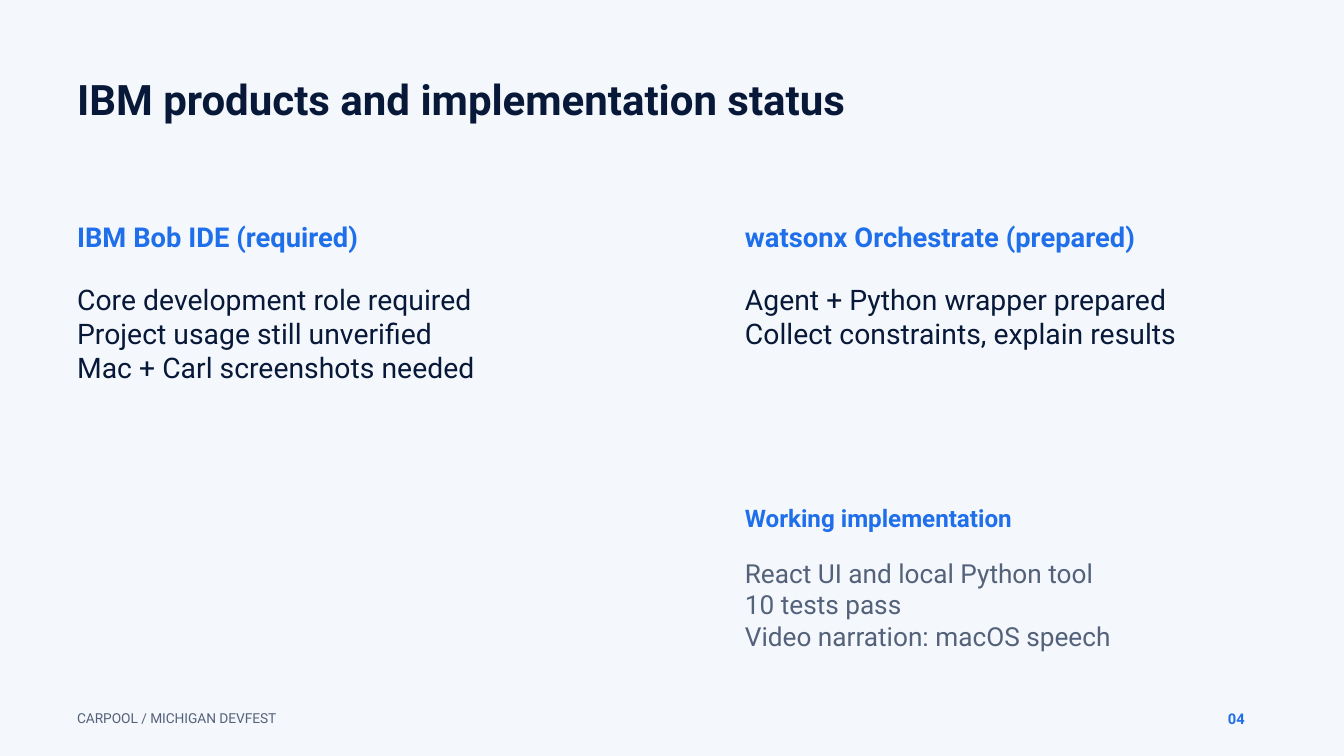
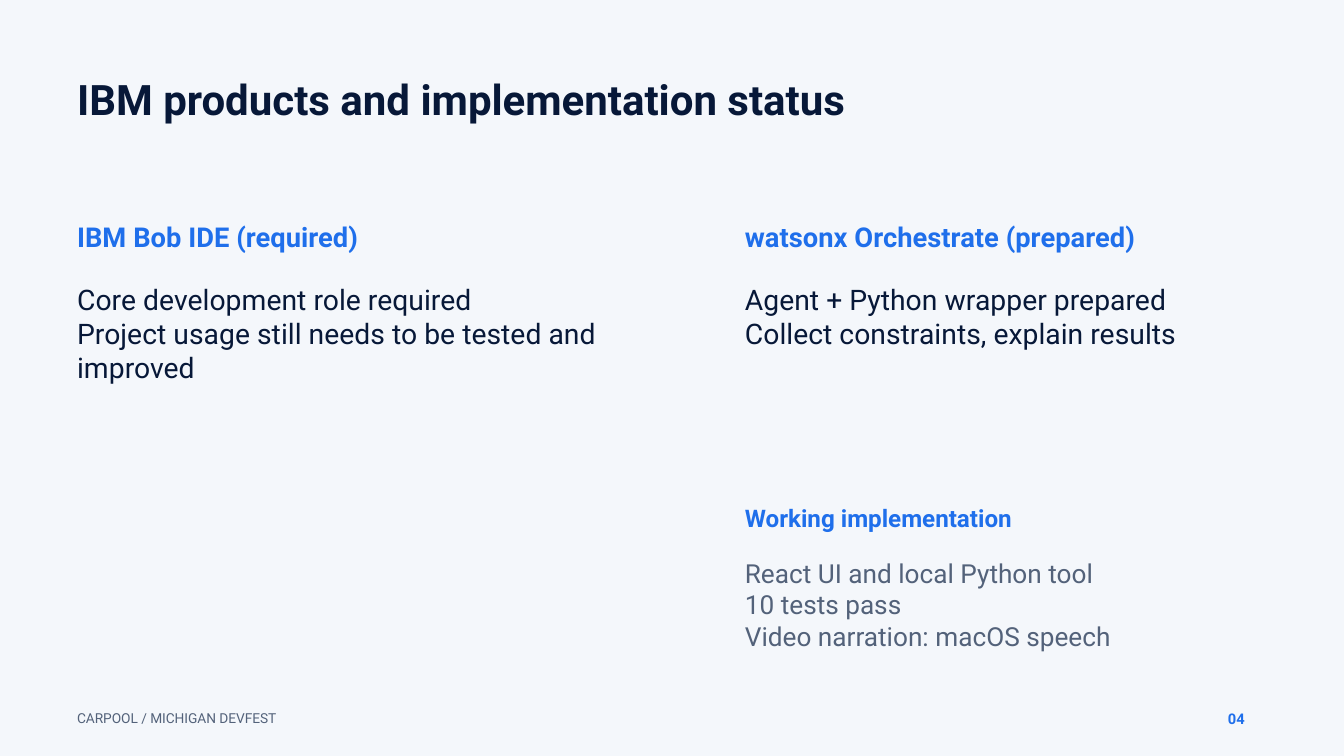
Before and after one commit to csontidpa21/MIDevFest2026, a slide deck: slide 4 of pitch/Carpool_IBM_DevFest_Pitch.pptx. Drawn at 1344x756 pixels with LibreOffice and Linux fonts; fonts in the diff are those of the drawing. Boxes give left, top, right and bottom in pixels: in the first picture for what was removed or moved away, otherwise in the second. Text is boxed around its words. In the diff, an @@ line names an element or a change of style, - is before the commit and + after.

Commit message:
Revise IBM Bob status wording in pitch deck

```diff
--- a/pitch/Carpool_IBM_DevFest_Pitch.pptx
+++ b/pitch/Carpool_IBM_DevFest_Pitch.pptx
@@ text at [77,322,596,384]: text changed @@
-Project usage still unverified
-Mac + Carl screenshots needed
+Project usage still needs to be tested and improved
```
